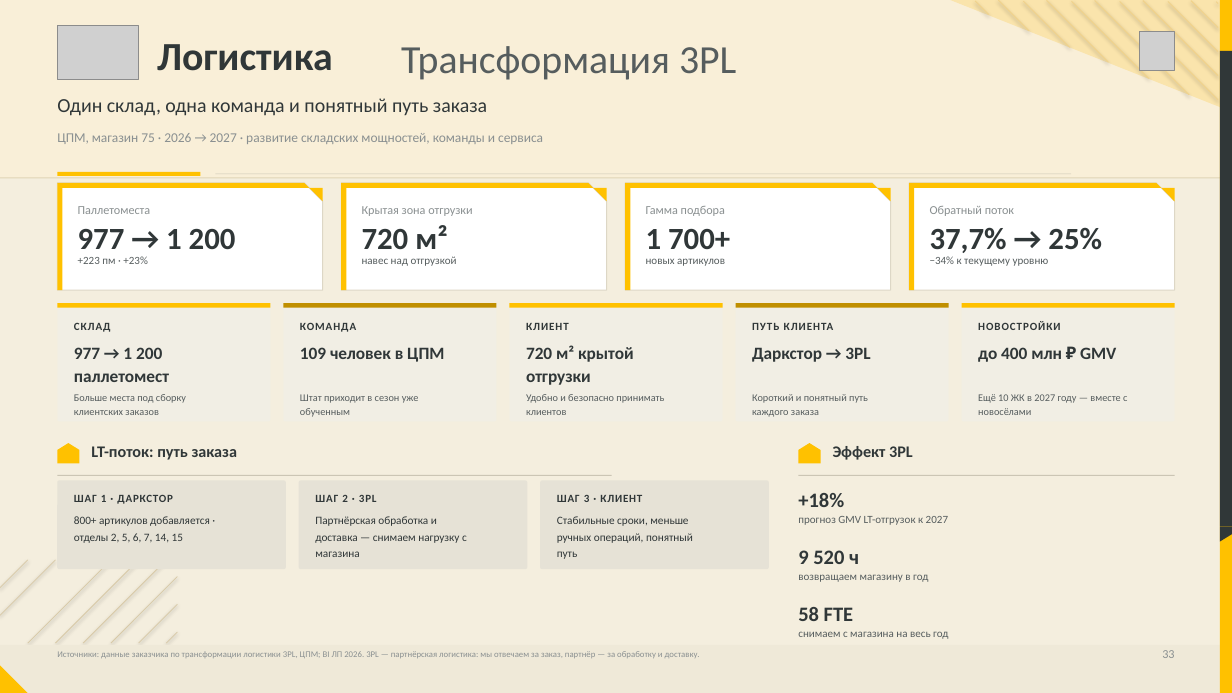
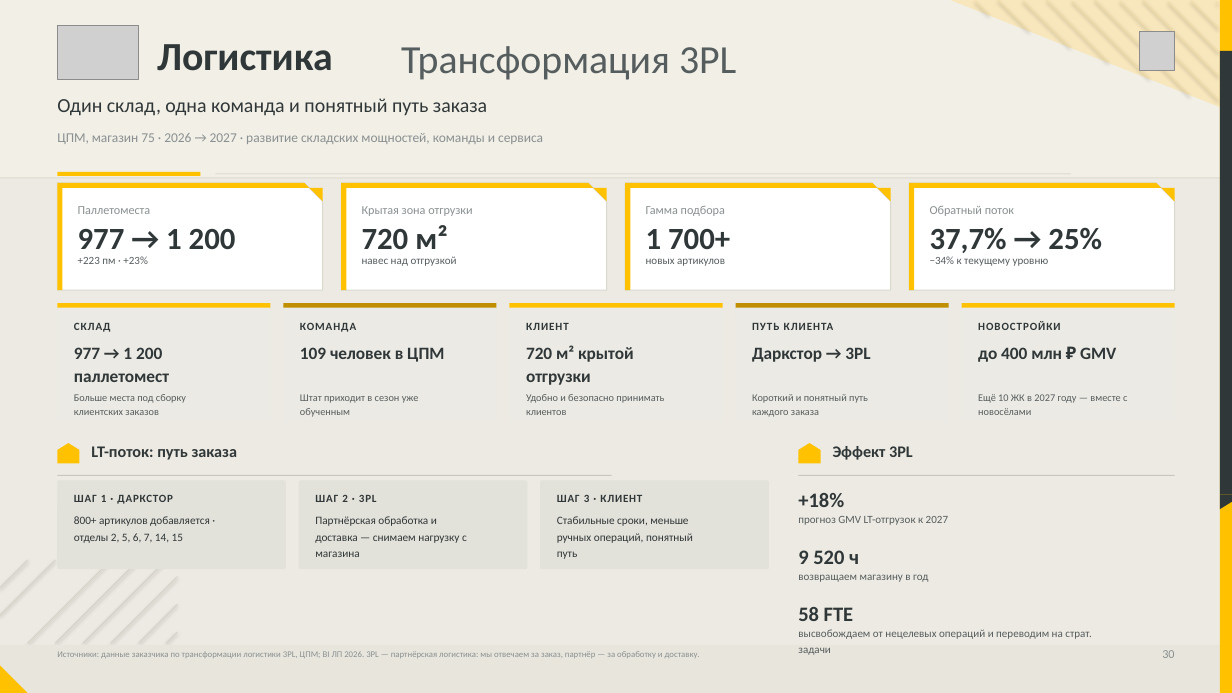
Before and after one commit to dmitrypalych44-ai/power-point, a slide deck: slide 30 of deliverables/deck.pptx (slide 33 before the commit). Drawn at 1232x693 pixels with LibreOffice and Linux fonts; fonts in the diff are those of the drawing; grey boxes stand for pictures. Boxes give left, top, right and bottom in pixels: in the first picture for what was removed or moved away, otherwise in the second. Text is boxed around its words. In the diff, an @@ line names an element or a change of style, - is before the commit and + after.

```diff
--- a/deliverables/deck.pptx
+++ b/deliverables/deck.pptx
@@ rectangle at (0, 0, 1232, 693): fill #F4EEDE to #ECEAE2 @@
@@ rectangle at (0, 0, 1232, 177): fill #F9EFD8 to #F1EFE6 @@
@@ freeform shape at (950, 0, 1220, 107): fill #FAE4AC to #F8E7BC @@
@@ line (975, 1) - (989, 15): stroke #F1D28A 0.7 pt to #EFDCA8 0.7 pt @@
@@ line (998, 0) - (1030, 31): stroke #F1D28A 0.7 pt to #EFDCA8 0.7 pt @@
@@ line (1024, 1) - (1070, 47): stroke #F1D28A 0.7 pt to #EFDCA8 0.7 pt @@
@@ line (1047, 0) - (1108, 62): stroke #F1D28A 0.7 pt to #EFDCA8 0.7 pt @@
@@ line (1072, 1) - (1149, 79): stroke #F1D28A 0.7 pt to #EFDCA8 0.7 pt @@
@@ line (1095, 0) - (1189, 95): stroke #F1D28A 0.7 pt to #EFDCA8 0.7 pt @@
@@ line (1120, 2) - (1218, 100): stroke #F1D28A 0.7 pt to #EFDCA8 0.7 pt @@
@@ line (1143, 1) - (1218, 76): stroke #F1D28A 0.7 pt to #EFDCA8 0.7 pt @@
@@ line (1168, 2) - (1218, 52): stroke #F1D28A 0.7 pt to #EFDCA8 0.7 pt @@
@@ line (1191, 1) - (1218, 28): stroke #F1D28A 0.7 pt to #EFDCA8 0.7 pt @@
@@ line (1216, 2) - (1218, 4): stroke #F1D28A 0.7 pt to #EFDCA8 0.7 pt @@
@@ rectangle: place and size @@
-rectangle at (1220, 51, 1232, 527)
+rectangle at (1220, 51, 1232, 494)
@@ rectangle at (0, 177, 1232, 178): fill #E2D5B4 to #DEDCCF @@
@@ rectangle at (215, 174, 1071, 175): fill #CBC5B4 to #C8C7BE @@
@@ rounded rectangle at (57, 481, 286, 569): fill #E6E2D6 to #E2E1DA @@
@@ freeform shape: place and size @@
-freeform shape at (1220, 527, 1232, 542)
+freeform shape at (1220, 494, 1232, 509)
@@ line (0, 588) - (28, 560): stroke #D8C9A6 0.6 pt to #D3D1C4 0.6 pt @@
@@ line (0, 616) - (55, 560): stroke #D8C9A6 0.6 pt to #D3D1C4 0.6 pt @@
@@ line (111, 560) - (28, 643): stroke #D8C9A6 0.6 pt to #D3D1C4 0.6 pt @@
@@ line (139, 560) - (55, 643): stroke #D8C9A6 0.6 pt to #D3D1C4 0.6 pt @@
@@ line (166, 560) - (83, 643): stroke #D8C9A6 0.6 pt to #D3D1C4 0.6 pt @@
@@ line (177, 577) - (111, 643): stroke #D8C9A6 0.6 pt to #D3D1C4 0.6 pt @@
@@ line (177, 604) - (139, 643): stroke #D8C9A6 0.6 pt to #D3D1C4 0.6 pt @@
@@ text at (798, 629, 1092, 655): text changed @@
-снимаем с магазина на весь год
+высвобождаем от нецелевых операций и переводим на страт.
+задачи
@@ rectangle at (0, 645, 1220, 693): fill #EFE9D8 to #E7E5DC @@
@@ line (177, 632) - (166, 643): stroke #D8C9A6 0.6 pt to #D3D1C4 0.6 pt @@
@@ text at (1162, 650, 1174, 658): text changed @@
-33
+30
```
Also in this commit, not shown: 36 other slides changed, 3 slides added, 4 slides removed, 57 other files.
